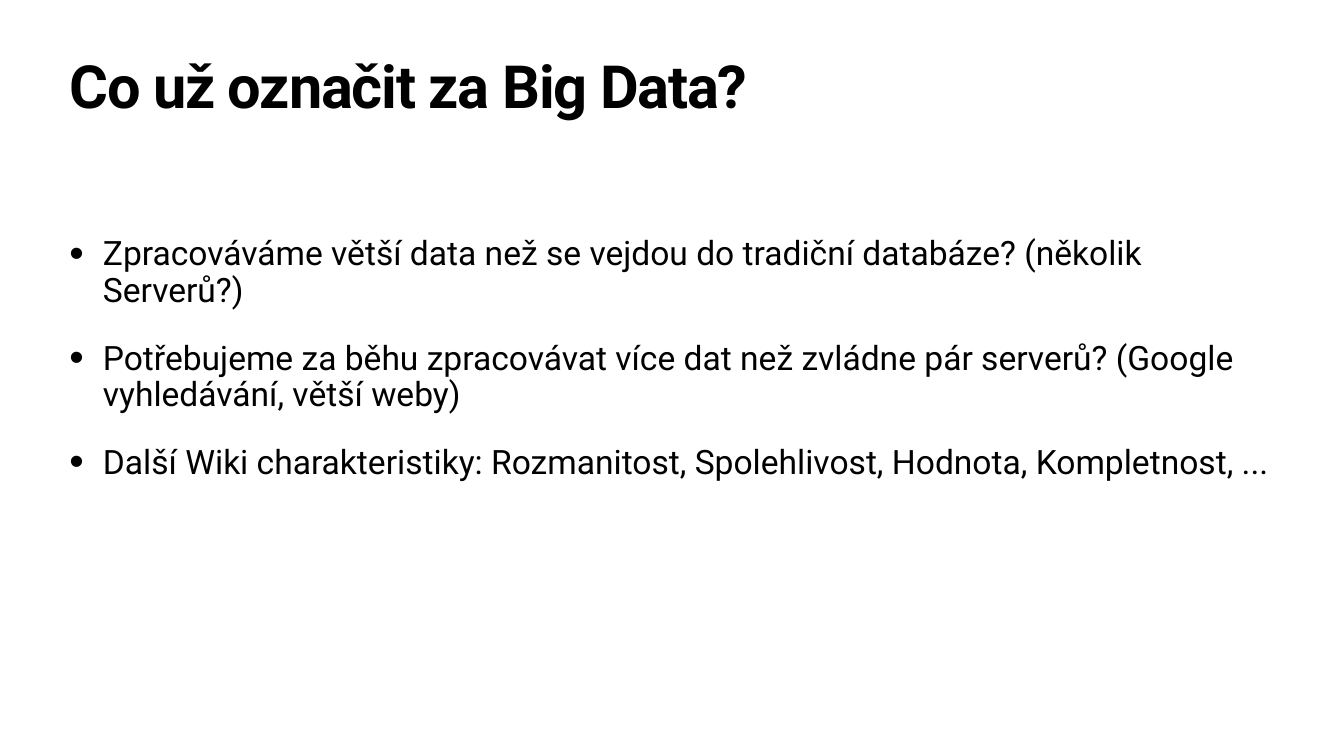
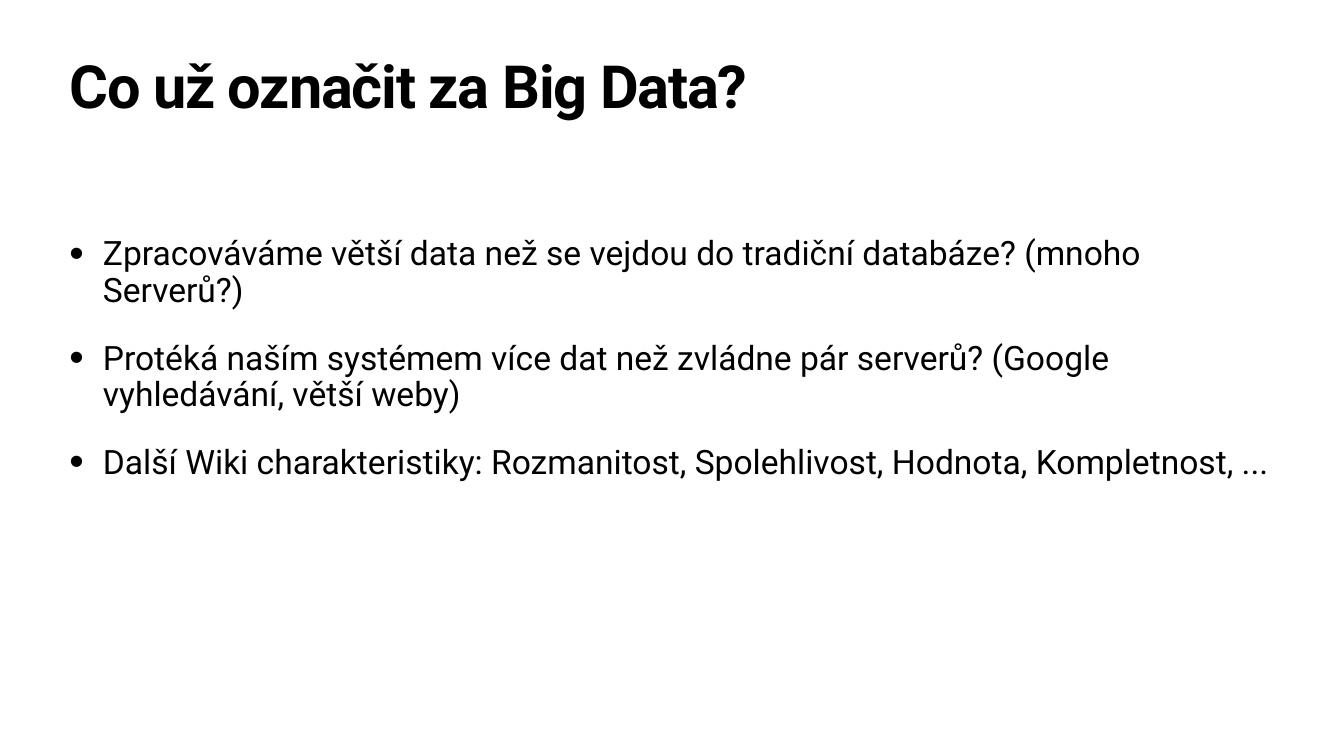
Before and after one commit to hamacekh/Lipnice, a slide deck: slide 8 of 2024/big-data/BigData.pptx (slide 7 before the commit). Drawn at 1344x756 pixels with LibreOffice and Linux fonts; fonts in the diff are those of the drawing. Boxes give left, top, right and bottom in pixels: in the first picture for what was removed or moved away, otherwise in the second. Text is boxed around its words. In the diff, an @@ line names an element or a change of style, - is before the commit and + after.

```diff
--- a/2024/big-data/BigData.pptx
+++ b/2024/big-data/BigData.pptx
@@ text at <box>103,238,1140,414</box>: text changed @@
-• Zpracováváme větší data než se vejdou do tradiční databáze? (několik Serverů?)
-• Potřebujeme za běhu zpracovávat více dat než zvládne pár serverů? (Google vyhledávání, větší weby)
+• Zpracováváme větší data než se vejdou do tradiční databáze? (mnoho Serverů?)
+• Protéká naším systémem více dat než zvládne pár serverů? (Google vyhledávání, větší weby)
```
Also in this commit, not shown: 5 other slides changed, 9 slides added, 1 slide removed, 2 other files.
